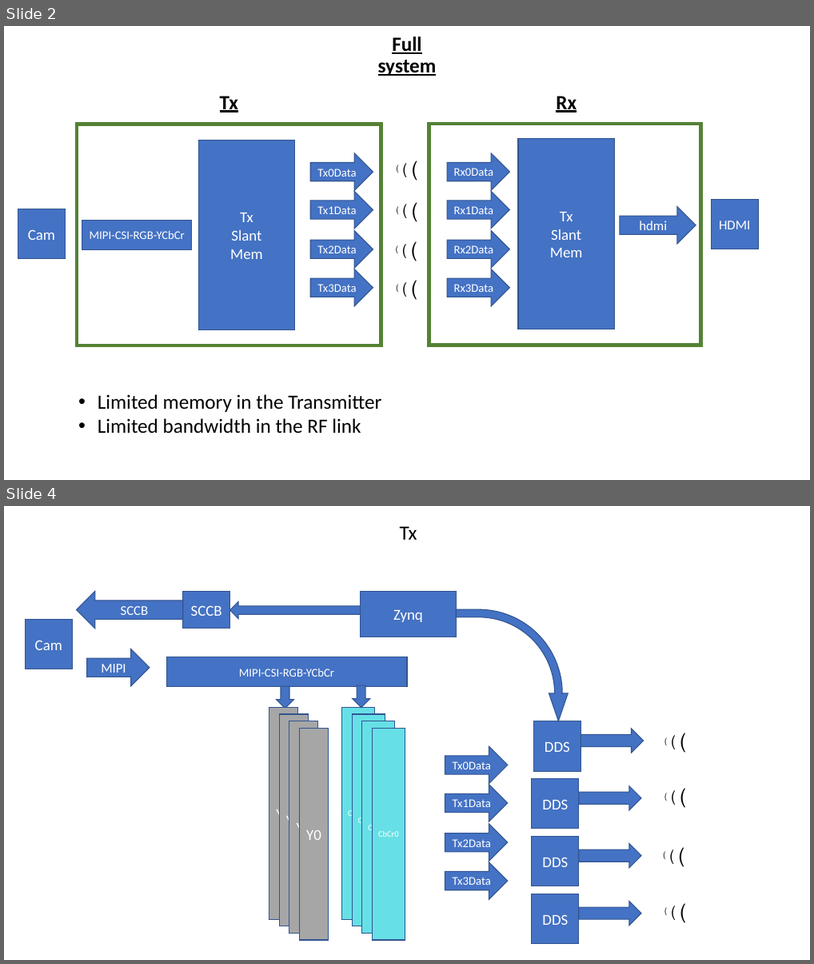
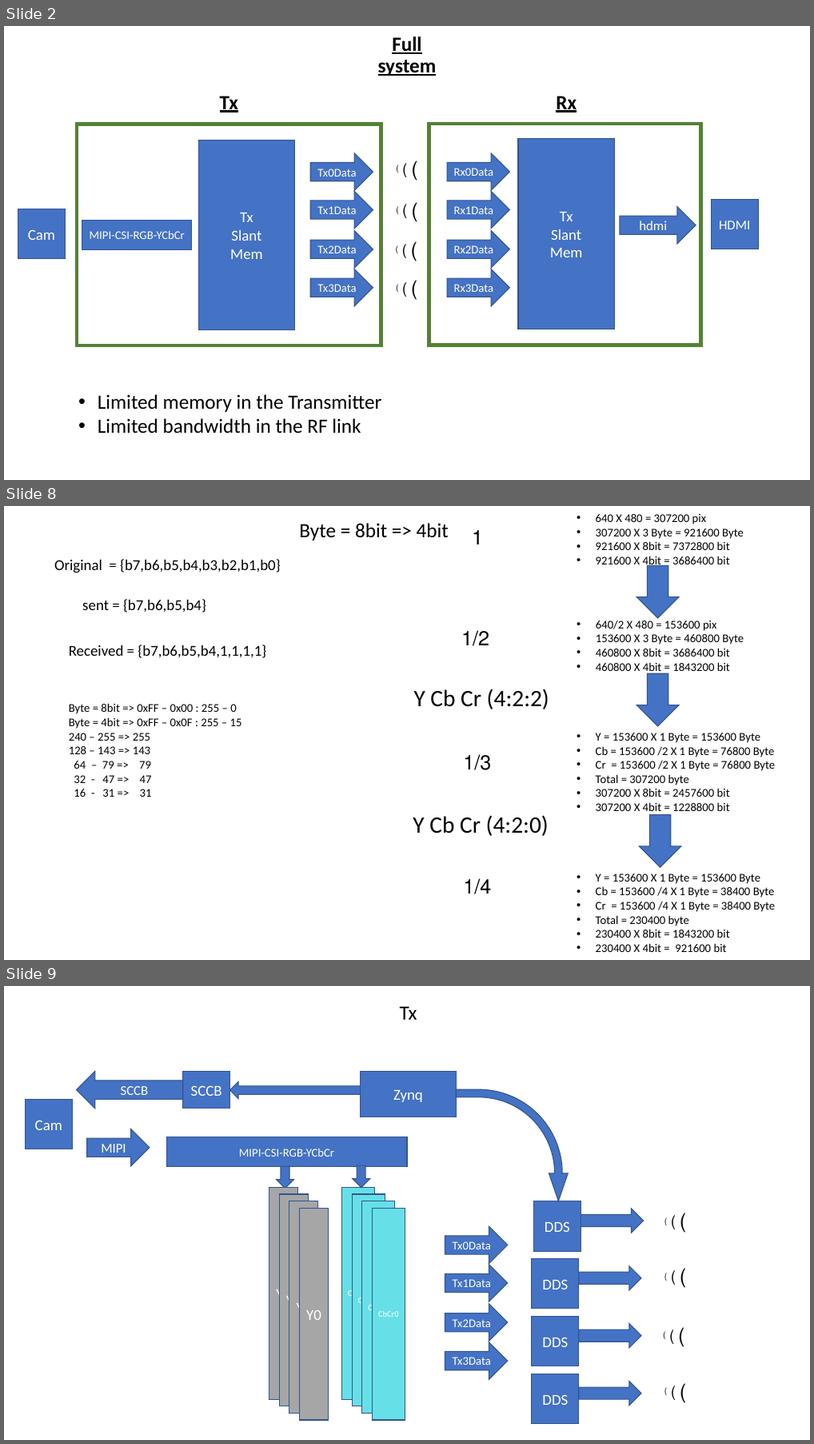
Before and after one commit to zahike/TauCC1200, a slide deck: scripts/DRvideoLink.pptx. Shown one above the other, each under a label of ours: slides 2 and 4 before the commit, slides 2, 8 and 9 after it; the slides between them are not shown. The pictures are 814x964 and 814x1444 pixels, drawn with LibreOffice and Linux fonts; fonts in the diff are those of the drawing. Boxes give left, top, right and bottom in pixels: in the first picture for what was removed or moved away, otherwise in the second. Text is boxed around its words. In the diff, an @@ line names an element or a change of style, - is before the commit and + after.

```diff
--- a/scripts/DRvideoLink.pptx
+++ b/scripts/DRvideoLink.pptx
@@ slide 8 added at (4,506,810,960), background #FFFFFF @@
@@ text added at (299,523,449,540), 24 pt, text #000000 @@
+Byte = 8bit => 4bit
@@ text added at (54,559,281,573), 18 pt, text #000000 @@
+Original = {b7,b6,b5,b4,b3,b2,b1,b0}
@@ text added at (82,599,206,612), 18 pt, text #000000 @@
+sent = {b7,b6,b5,b4}
@@ text added at (69,644,266,658), 18 pt, text #000000 @@
+Received = {b7,b6,b5,b4,1,1,1,1}
@@ text added at (69,703,242,796), 14 pt, text #000000 @@
+Byte = 8bit => 0xFF – 0x00 : 255 – 0
+Byte = 4bit => 0xFF – 0x0F : 255 – 15
+240 – 255 => 255
+128 – 143 => 143
+64 – 79 => 79
+32 - 47 => 47
+16 - 31 => 31
@@ group added at (413,514,776,952): 10 texts, 3 down arrows @@
+• Y = 153600 X 1 Byte = 153600 Byte
+• Cb = 153600 /4 X 1 Byte = 38400 Byte
+• Cr = 153600 /4 X 1 Byte = 38400 Byte
+• Total = 230400 byte
+• 230400 X 8bit = 1843200 bit
+• 230400 X 4bit = 921600 bit
+• 640 X 480 = 307200 pix
+• 307200 X 3 Byte = 921600 Byte
+• 921600 X 8bit = 7372800 bit
+• 921600 X 4bit = 3686400 bit
+• 640/2 X 480 = 153600 pix
+• 153600 X 3 Byte = 460800 Byte
+• 460800 X 8bit = 3686400 bit
+• 460800 X 4bit = 1843200 bit
+1
+1/2
+Y Cb Cr (4:2:2)
+Y Cb Cr (4:2:0)
+• Y = 153600 X 1 Byte = 153600 Byte
+• Cb = 153600 /2 X 1 Byte = 76800 Byte
+• Cr = 153600 /2 X 1 Byte = 76800 Byte
+• Total = 307200 byte
+• 307200 X 8bit = 2457600 bit
+• 307200 X 4bit = 1228800 bit
+1/3
+1/4
@@ what was slide 4 is now slide 9 @@
```
Also in this commit, not shown: 1 slide changed, 4 other slides added, 14 other files.
